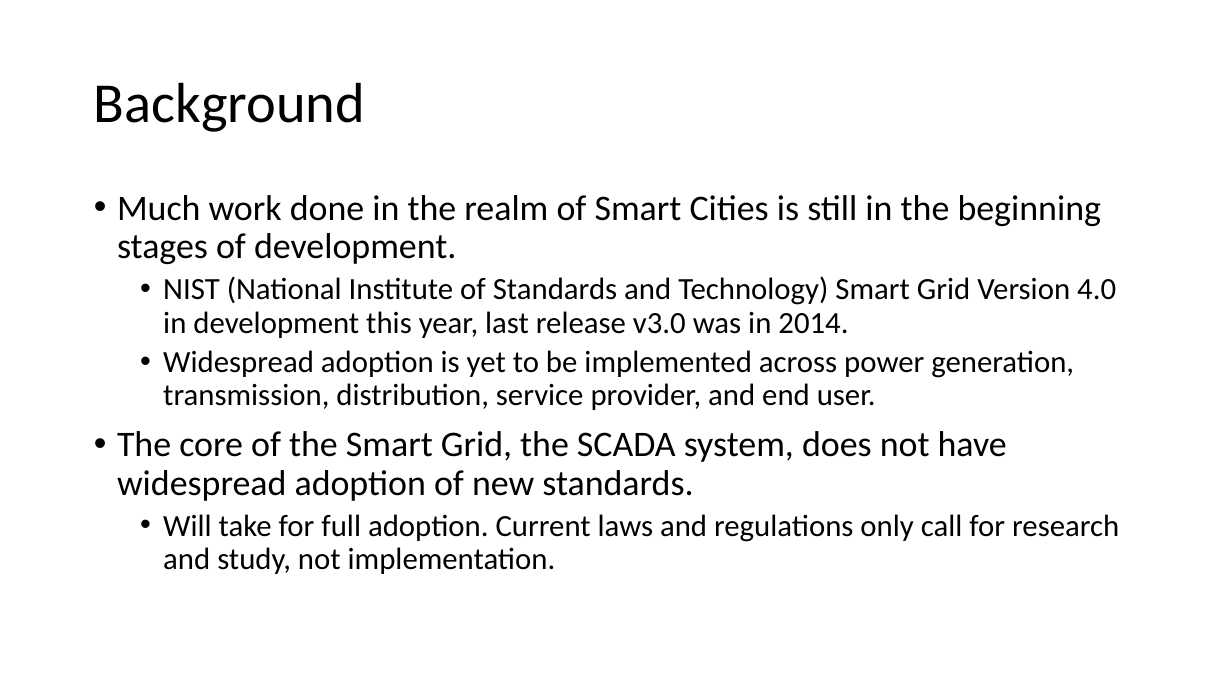
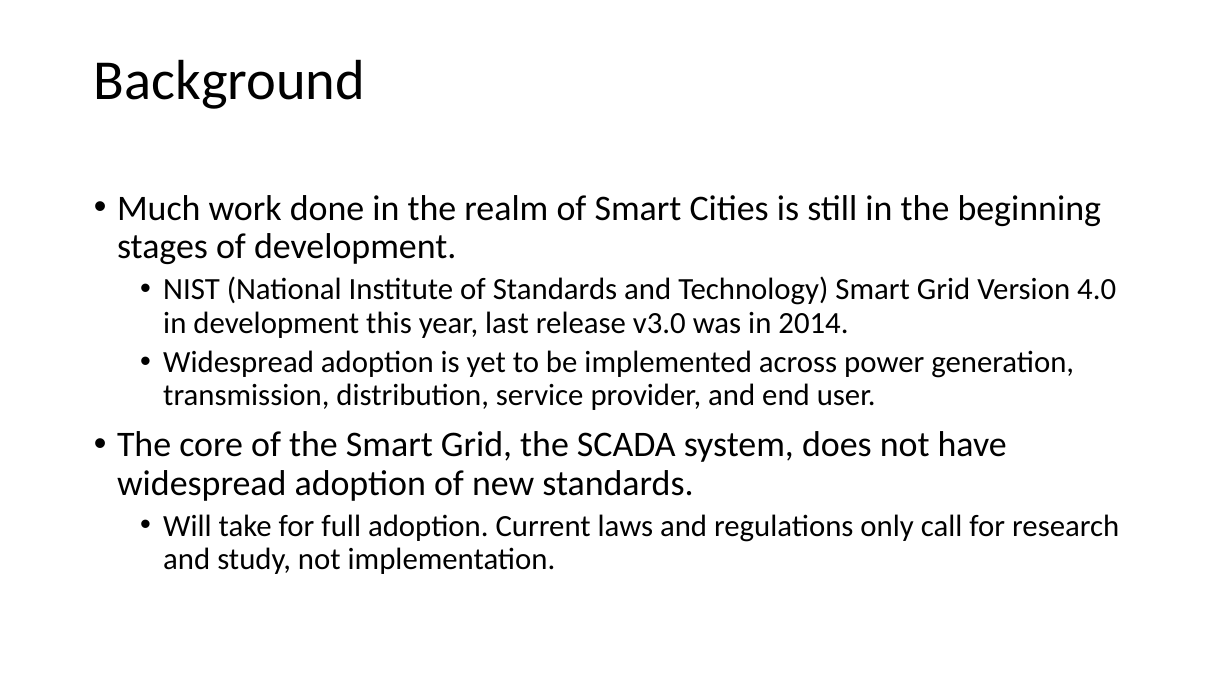
Before and after one commit to CodeFluent/Notes, a slide deck: slide 3 of CS-6222/Fall_2018/project/Smart City Security - Attack and Defense Strategems.pptx. Drawn at 1232x693 pixels with LibreOffice and Linux fonts; fonts in the diff are those of the drawing. Boxes give left, top, right and bottom in pixels: in the first picture for what was removed or moved away, otherwise in the second. Text is boxed around its words. In the diff, an @@ line names an element or a change of style, - is before the commit and + after.

```diff
--- a/CS-6222/Fall_2018/project/Smart City Security - Attack and Defense Strategems.pptx
+++ b/CS-6222/Fall_2018/project/Smart City Security - Attack and Defense Strategems.pptx
@@ title "Background": place and size @@
-title "Background" at [94,82,365,132]
+title "Background" at [94,59,365,109]
```
Also in this commit, not shown: 5 other slides changed, 6 slides added, 1 slide removed, 1 other file.
